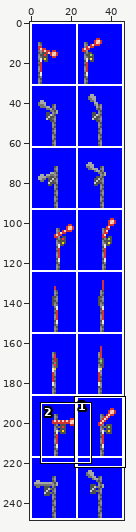
Sprite sheet, stored at pbs_semaphore_rightside_twoway_32bpp.png. The picture above shows the old version from afar; the outline marks the close-up.
Close-up. Old version:
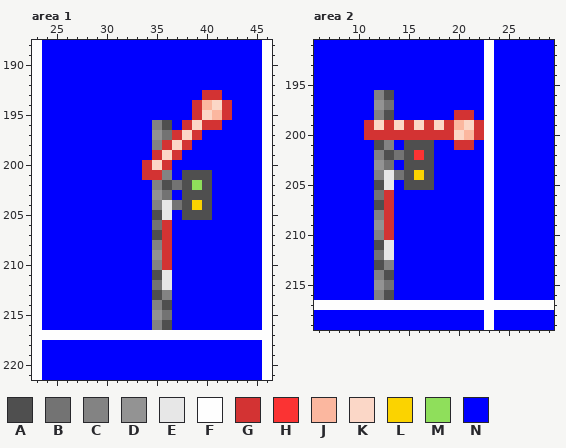
The file is 47x249 pixels. Shown: area 1: x 23..46, y 188..221; area 2: x 6..29, y 191..219. The commit also changed other parts of the picture, which this record leaves out.
Palette (. is transparent): A #4f4f4f  B #737373  C #838383  D #939393  E #e7e7e7  F #fefefe  G #d33333  H #fb3333  J #fbb79f  K #fbd7c7  L #fbd300  M #8fdf5b  N #0000ff
Pixels before, area 1, first column x 23:
188 FNNNNNNNNNNNNNNNNNNNNNNF
189 FNNNNNNNNNNNNNNNNNNNNNNF
190 FNNNNNNNNNNNNNNNNNNNNNNF
191 FNNNNNNNNNNNNNNNNNNNNNNF
192 FNNNNNNNNNNNNNNNNNNNNNNF
193 FNNNNNNNNNNNNNNNNGGNNNNF
194 FNNNNNNNNNNNNNNNGJKGNNNF
195 FNNNNNNNNNNNNNNNGKJGNNNF
196 FNNNNNNNNNNNCANGKGGNNNNF
197 FNNNNNNNNNNNDBGKGNNNNNNF
198 FNNNNNNNNNNNCGKGNNNNNNNF
199 FNNNNNNNNNNNGKGNNNNNNNNF
200 FNNNNNNNNNNGKGNNNNNNNNNF
201 FNNNNNNNNNNGGCNAAANNNNNF
202 FNNNNNNNNNNNCABAMANNNNNF
203 FNNNNNNNNNNNDBNAAANNNNNF
204 FNNNNNNNNNNNCEBALANNNNNF
205 FNNNNNNNNNNNAENAAANNNNNF
206 FNNNNNNNNNNNBGNNNNNNNNNF
207 FNNNNNNNNNNNAGNNNNNNNNNF
208 FNNNNNNNNNNNCGNNNNNNNNNF
209 FNNNNNNNNNNNDGNNNNNNNNNF
210 FNNNNNNNNNNNCGNNNNNNNNNF
211 FNNNNNNNNNNNAENNNNNNNNNF
212 FNNNNNNNNNNNBENNNNNNNNNF
213 FNNNNNNNNNNNACNNNNNNNNNF
214 FNNNNNNNNNNNCANNNNNNNNNF
215 FNNNNNNNNNNNDBNNNNNNNNNF
216 FNNNNNNNNNNNCANNNNNNNNNF
217 FFFFFFFFFFFFFFFFFFFFFFFF
218 FNNNNNNNNNNNNNNNNNNNNNNF
219 FNNNNNNNNNNNNNNNNNNNNNNF
220 FNNNNNNNNNNNNNNNNNNNNNNF
221 FNNNNNNNNNNNNNNNNNNNNNNF
Pixels before, area 2, first column x 6:
191 NNNNNNNNNNNNNNNNNFNNNNNN
192 NNNNNNNNNNNNNNNNNFNNNNNN
193 NNNNNNNNNNNNNNNNNFNNNNNN
194 NNNNNNNNNNNNNNNNNFNNNNNN
195 NNNNNNNNNNNNNNNNNFNNNNNN
196 NNNNNNCANNNNNNNNNFNNNNNN
197 NNNNNNDBNNNNNNNNNFNNNNNN
198 NNNNNNCANNNNNNGGNFNNNNNN
199 NNNNNGKGKGKGKGJKGFNNNNNN
200 NNNNNGGGGGGGGGKJGFNNNNNN
201 NNNNNNACNAAANNGGNFNNNNNN
202 NNNNNNCABAHANNNNNFNNNNNN
203 NNNNNNDBNAAANNNNNFNNNNNN
204 NNNNNNCEBALANNNNNFNNNNNN
205 NNNNNNAENAAANNNNNFNNNNNN
206 NNNNNNBGNNNNNNNNNFNNNNNN
207 NNNNNNAGNNNNNNNNNFNNNNNN
208 NNNNNNCGNNNNNNNNNFNNNNNN
209 NNNNNNDGNNNNNNNNNFNNNNNN
210 NNNNNNCGNNNNNNNNNFNNNNNN
211 NNNNNNAENNNNNNNNNFNNNNNN
212 NNNNNNBENNNNNNNNNFNNNNNN
213 NNNNNNACNNNNNNNNNFNNNNNN
214 NNNNNNCANNNNNNNNNFNNNNNN
215 NNNNNNDBNNNNNNNNNFNNNNNN
216 NNNNNNCANNNNNNNNNFNNNNNN
217 FFFFFFFFFFFFFFFFFFFFFFFF
218 NNNNNNNNNNNNNNNNNFNNNNNN
219 NNNNNNNNNNNNNNNNNFNNNNNN
Once edited:
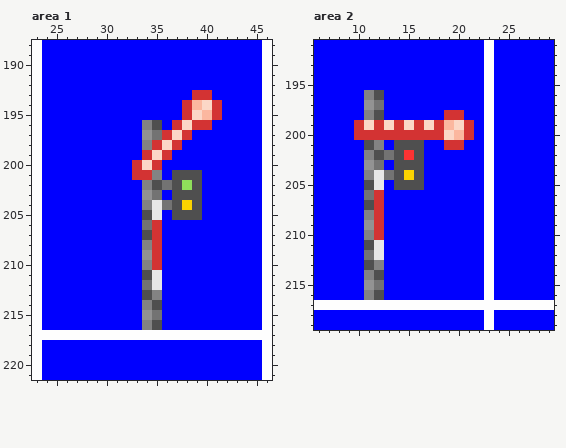
The edit:
{"where": "area 1"}
{"y":193,"x":39,"old":"N","new":"G"}
{"y":193,"x":41,"old":"G","new":"N"}
{"y":194,"x":38,"old":"NGJKG","new":"GJKGN"}
{"y":195,"x":38,"old":"NGKJG","new":"GKJGN"}
{"y":196,"x":34,"old":"NCANGK","new":"CANGKG"}
{"y":196,"x":41,"old":"G","new":"N"}
{"y":197,"x":34,"old":"NDBGKG","new":"DBGKGN"}
{"y":198,"x":34,"old":"NCGKG","new":"CGKGN"}
{"y":199,"x":34,"old":"NGKG","new":"GKGN"}
{"y":200,"x":33,"old":"NGKG","new":"GKGN"}
{"y":201,"x":33,"old":"N","new":"G"}
{"y":201,"x":35,"old":"GCN","new":"CNA"}
{"y":201,"x":40,"old":"A","new":"N"}
{"y":202,"x":34,"old":"NCABAMA","new":"CABAMAN"}
{"y":203,"x":34,"old":"NDBN","new":"DBNA"}
{"y":203,"x":40,"old":"A","new":"N"}
{"y":204,"x":34,"old":"NCEBALA","new":"CEBALAN"}
{"y":205,"x":34,"old":"NAEN","new":"AENA"}
{"y":205,"x":40,"old":"A","new":"N"}
{"y":206,"x":34,"old":"NBG","new":"BGN"}
{"y":207,"x":34,"old":"NAG","new":"AGN"}
{"y":208,"x":34,"old":"NCG","new":"CGN"}
{"y":209,"x":34,"old":"NDG","new":"DGN"}
{"y":210,"x":34,"old":"NCG","new":"CGN"}
{"y":211,"x":34,"old":"NAE","new":"AEN"}
{"y":212,"x":34,"old":"NBE","new":"BEN"}
{"y":213,"x":34,"old":"NAC","new":"ACN"}
{"y":214,"x":34,"old":"NCA","new":"CAN"}
{"y":215,"x":34,"old":"NDB","new":"DBN"}
{"y":216,"x":34,"old":"NCA","new":"CAN"}
{"where": "area 2"}
{"y":196,"x":11,"old":"NCA","new":"CAN"}
{"y":197,"x":11,"old":"NDB","new":"DBN"}
{"y":198,"x":11,"old":"NCA","new":"CAN"}
{"y":198,"x":19,"old":"N","new":"G"}
{"y":198,"x":21,"old":"G","new":"N"}
{"y":199,"x":10,"old":"NGKGKGKGKGJKG","new":"GKGKGKGKGJKGN"}
{"y":200,"x":10,"old":"N","new":"G"}
{"y":200,"x":19,"old":"GKJG","new":"KJGN"}
{"y":201,"x":11,"old":"NACN","new":"ACNA"}
{"y":201,"x":17,"old":"A","new":"N"}
{"y":201,"x":19,"old":"N","new":"G"}
{"y":201,"x":21,"old":"G","new":"N"}
{"y":202,"x":11,"old":"NCABAHA","new":"CABAHAN"}
{"y":203,"x":11,"old":"NDBN","new":"DBNA"}
{"y":203,"x":17,"old":"A","new":"N"}
{"y":204,"x":11,"old":"NCEBALA","new":"CEBALAN"}
{"y":205,"x":11,"old":"NAEN","new":"AENA"}
{"y":205,"x":17,"old":"A","new":"N"}
{"y":206,"x":11,"old":"NBG","new":"BGN"}
{"y":207,"x":11,"old":"NAG","new":"AGN"}
{"y":208,"x":11,"old":"NCG","new":"CGN"}
{"y":209,"x":11,"old":"NDG","new":"DGN"}
{"y":210,"x":11,"old":"NCG","new":"CGN"}
{"y":211,"x":11,"old":"NAE","new":"AEN"}
{"y":212,"x":11,"old":"NBE","new":"BEN"}
{"y":213,"x":11,"old":"NAC","new":"ACN"}
{"y":214,"x":11,"old":"NCA","new":"CAN"}
{"y":215,"x":11,"old":"NDB","new":"DBN"}
{"y":216,"x":11,"old":"NCA","new":"CAN"}
{"label":"changed","picture_box":[132,90,232,330]}
{"label":"changed","picture_box":[354,90,484,300]}
